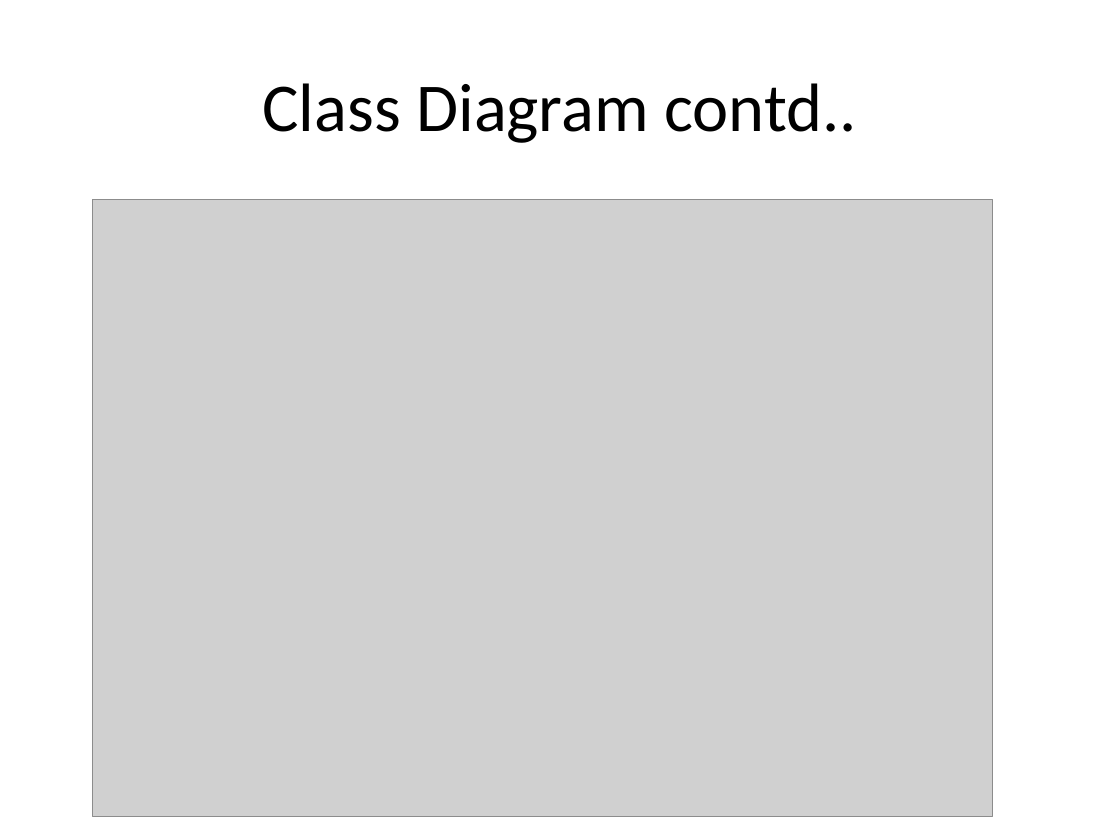
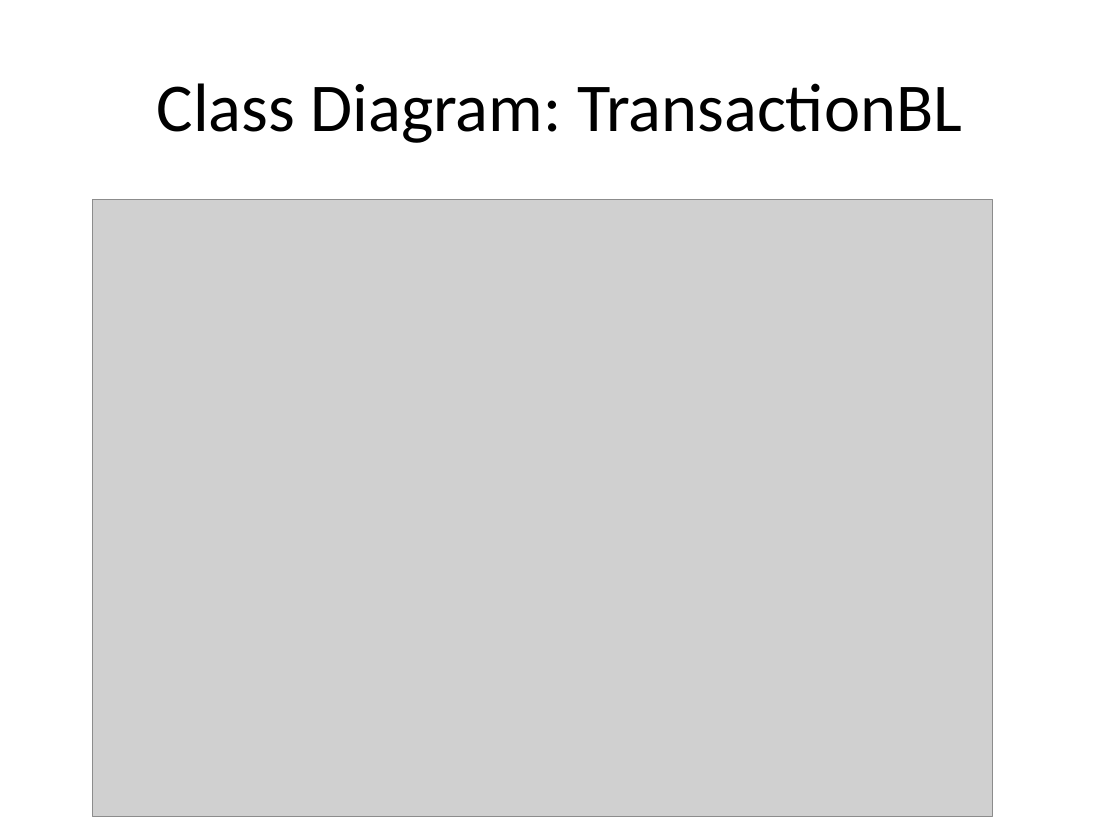
Before and after one commit to SamanwayCapg/Pecunia_codes, a slide deck: slide 5 of Presentation Ayush.pptx. Drawn at 1120x840 pixels with LibreOffice and Linux fonts; fonts in the diff are those of the drawing; grey boxes stand for pictures. Boxes give left, top, right and bottom in pixels: in the first picture for what was removed or moved away, otherwise in the second. Text is boxed around its words. In the diff, an @@ line names an element or a change of style, - is before the commit and + after.

```diff
--- a/Presentation Ayush.pptx
+++ b/Presentation Ayush.pptx
@@ title at (157,83,962,143): text changed @@
-Class Diagram contd..
+Class Diagram: TransactionBL
```
Also in this commit, not shown: 6 other slides changed, 6 other files.
